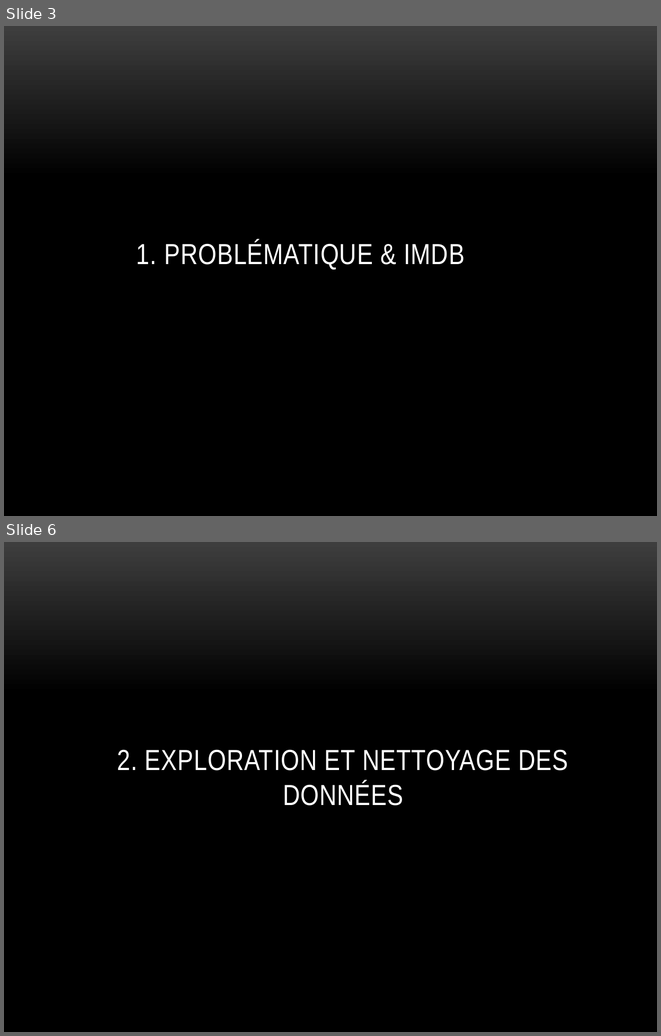
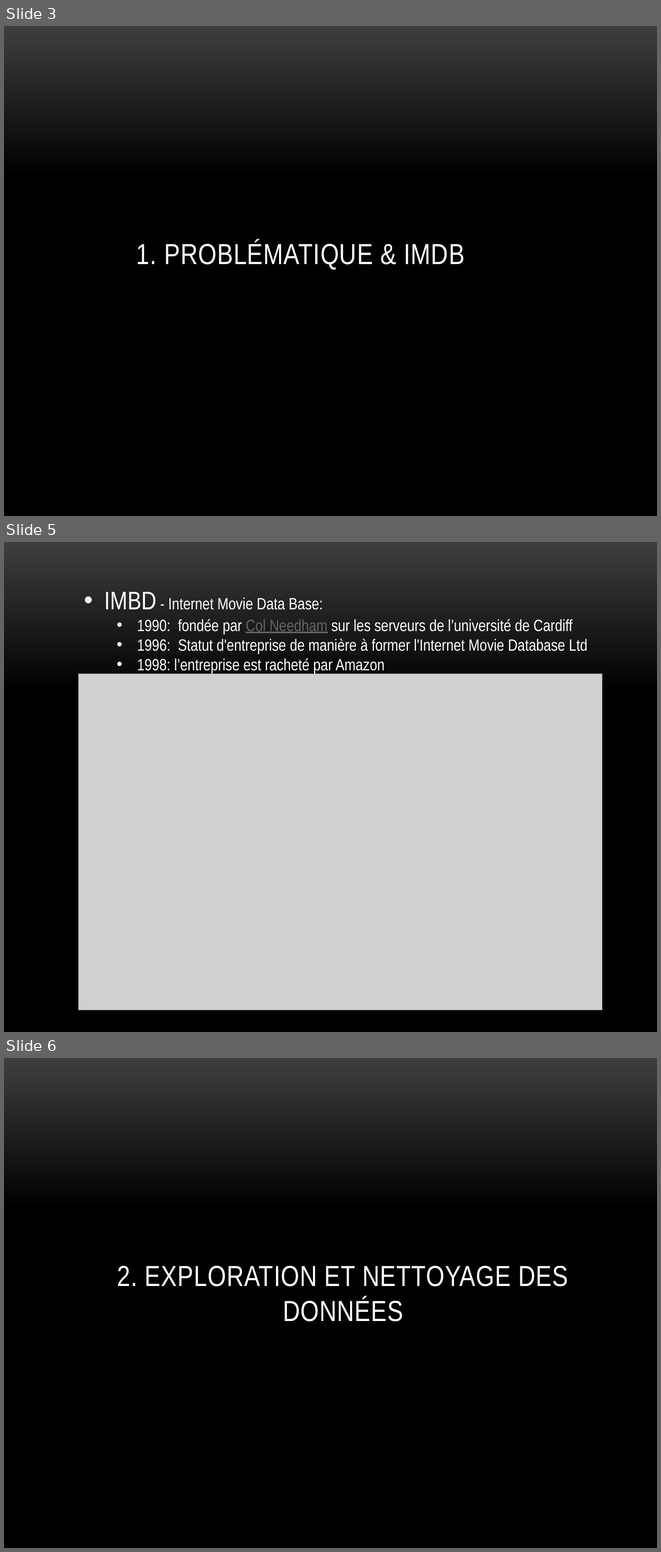
Before and after one commit to Umercia/movie_recommendation_engine, a slide deck: moteur de recommandations de films.pptx. Shown one above the other, each under a label of ours: slides 3 and 6 before the commit, slides 3, 5 and 6 after it; the slides between them are not shown. The pictures are 661x1036 and 661x1552 pixels, drawn with LibreOffice and Linux fonts; fonts in the diff are those of the drawing; grey boxes stand for pictures; background and template pictures are left out. Boxes give left, top, right and bottom in pixels: in the first picture for what was removed or moved away, otherwise in the second. Text is boxed around its words. In the diff, an @@ line names an element or a change of style, - is before the commit and + after.

```diff
--- a/moteur de recommandations de films.pptx
+++ b/moteur de recommandations de films.pptx
@@ slide 5 added at [4,542,657,1032], background picture (left out) @@
@@ text added at [105,592,588,673], 18 pt, text #FFFFFF @@
+• IMBD - Internet Movie Data Base:
+  • 1990: fondée par Col Needham sur les serveurs de l’université de Cardiff
+  • 1996: Statut d'entreprise de manière à former l'Internet Movie Database Ltd
+  • 1998: l’entreprise est racheté par Amazon
@@ picture added at [78,674,602,1009] @@
```
Also in this commit, not shown: 7 slides changed, 1 slide removed, 1 other file.
